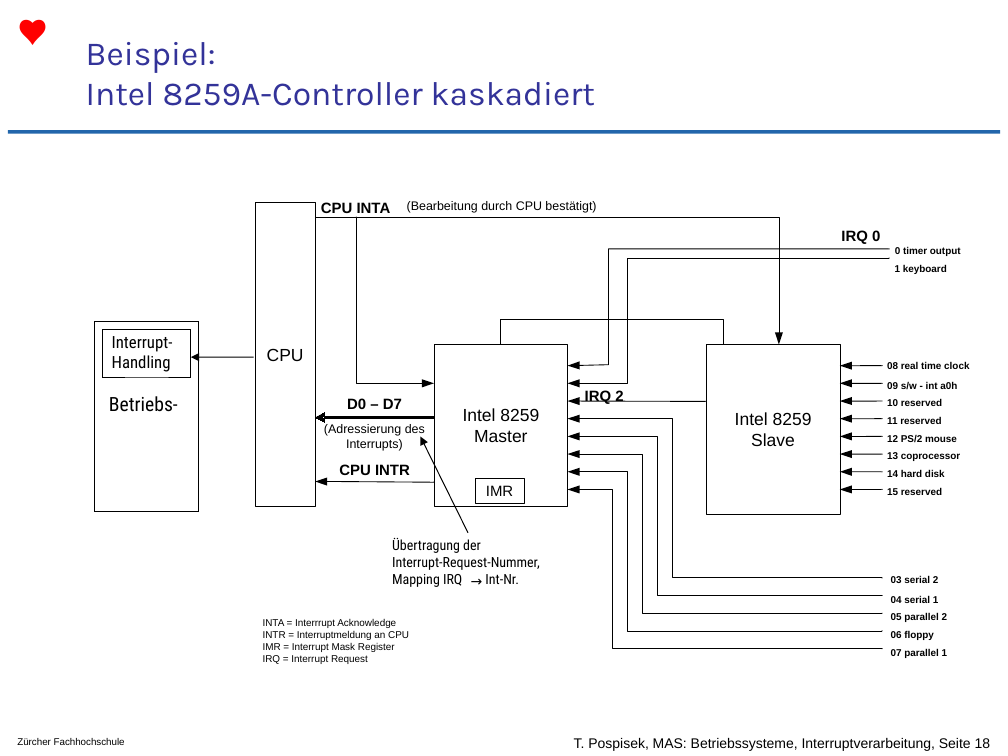
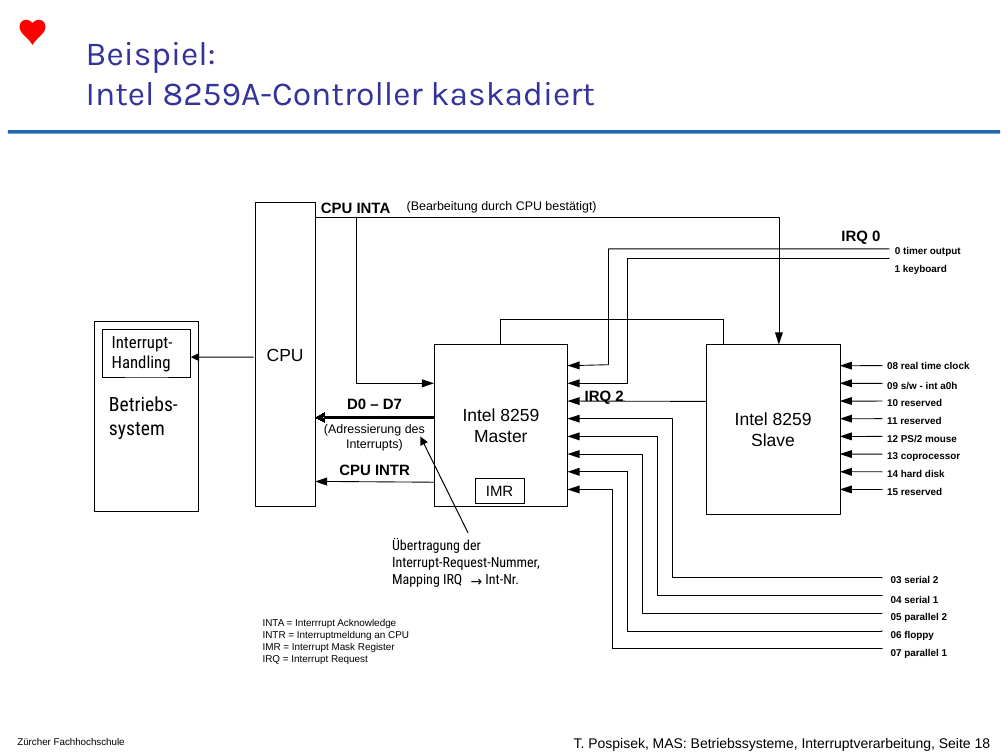
Before and after one commit to tpo/betriebssysteme, a slide deck: slide 18 of 04-3_Interruptverarbeitung_in_Betriebssystemen.odp. Drawn at 1008x756 pixels with LibreOffice and Linux fonts; fonts in the diff are those of the drawing; background and template pictures are left out. Boxes give left, top, right and bottom in pixels: in the first picture for what was removed or moved away, otherwise in the second. Text is boxed around its words. In the diff, an @@ line names an element or a change of style, - is before the commit and + after.

Commit message:
kleine Verbesserungen
* S.8 Satz präzisiert
* S.15 Zeitachse hinzugefügt
* S.18 Wort Betriebs-system ganz ausgeschrieben

```diff
--- a/04-3_Interruptverarbeitung_in_Betriebssystemen.odp
+++ b/04-3_Interruptverarbeitung_in_Betriebssystemen.odp
@@ text at box(109, 396, 178, 439): text changed @@
-Betriebs-
+Betriebs-
+system
```
Also in this commit, not shown: 2 other slides changed, 1 other file.
